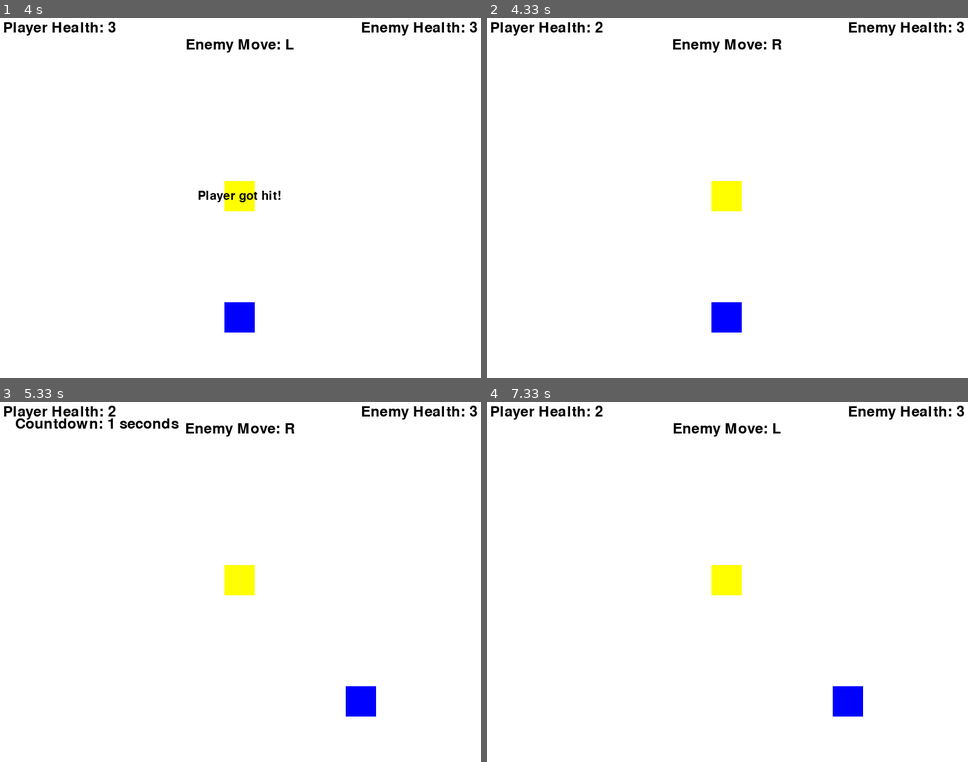
Above: before the commit, frames 1-4 (two rows, left to right).
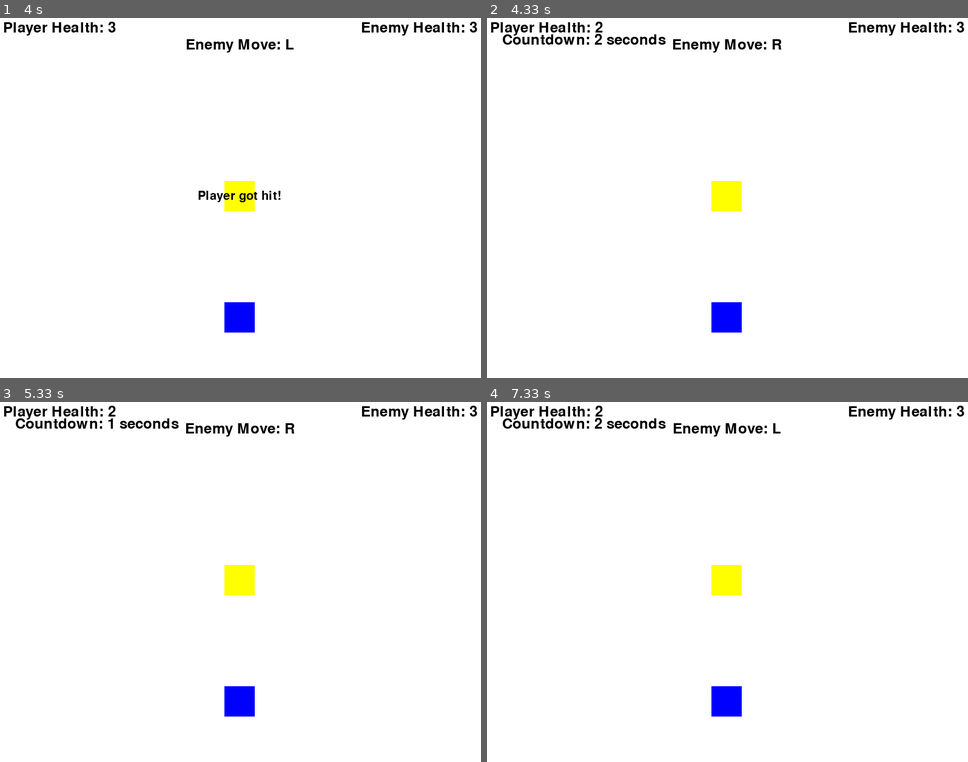
Above: after the commit, the same moments.

Repository: PKim59/ACIT2515_PygameProject
Game: pygame game, started from main.py
Same seed, same stepped clock (60 frames per second), same inputs: the game is played once before the commit and once after it.
Inputs:
- Up to frame 1 (4 s): click "Level 3" at 0.38 s; hold D 0.67-1.13 s; hold S 2.73-3.2 s
- Up to frame 2 (4.33 s): no input
- Up to frame 3 (5.33 s): no input
- Up to frame 4 (7.33 s): hold D 5.9-6.37 s

Frame 1 is identical in both runs. In frame 2, 0.5% of the frame differs, in the area x 3-38%, y 4-8%; in frame 3, 1.1%; in frame 4, 1.5%, in the area x 3-79%, y 4-88%.

Commit message:
somewhat fixed timer, separating animations

Diff:
--- a/screens/game_screen.py
+++ b/screens/game_screen.py
@@ -42,13 +42,6 @@
     pygame.display.flip()
     pygame.time.delay(duration)
 
-def update_positions():
-    player.rect.x = 450
-    player.rect.y = 450
-    enemy.rect.x = 440
-    enemy.rect.y = 440
-    pygame.display.flip()
-
 def successful_parry(screen):
     success_text = font.render("PARRY!", True, (0, 0, 0))
     success_location = success_text.get_rect(center=(400, 500))
@@ -86,7 +79,6 @@
     font = pygame.font.Font(None, 36)
 
     # Draw the player and enemies at the beginning
-    screen.fill(WHITE)
     screen.blit(player.image, player.rect)
     screen.blit(enemy.image, enemy.rect)
     pygame.display.flip()
@@ -121,21 +113,26 @@
         pygame.display.flip()
 
         # animation handlers
+
         for event in events:
             if event.type == ANIMATION_EVENT_LEFT:
-                enemy.left_attack()
-                player.left_dodge()
-                pygame.time.delay(1000)
-                player.return_position()
-                isAnimating = False
+                if not isAnimating:
+                    enemy.left_attack()
+                    player.left_dodge()
+                    player.return_position()
+                    isAnimating = False
             elif event.type == ANIMATION_EVENT_RIGHT:
-                enemy.left_attack() # testing animation, will make right_attack later
-                player.right_dodge()
-                isAnimating = False
+                if not isAnimating:
+                    enemy.left_attack() # testing animation, will make right_attack later
+                    player.right_dodge()
+                    isAnimating = False
             elif event.type == ANIMATION_EVENT_MIDDLE:
-                enemy.left_attack()
-                player.left_dodge()
-                isAnimating = False
+                if not isAnimating:
+                    enemy.left_attack()
+                    player.left_dodge()
+                    isAnimating = False
+
+        isAnimating = True
 
         for event in events:
             if event.type == pygame.QUIT:
@@ -189,6 +186,7 @@
 
         ctimer = font.render(f"Countdown: {remaining_time // 1000} seconds", True, (0,0,0))
         screen.blit(ctimer, (30, 30))
+        pygame.display.flip()
 
         # Check for game over conditions
         if player.hp == 0:
